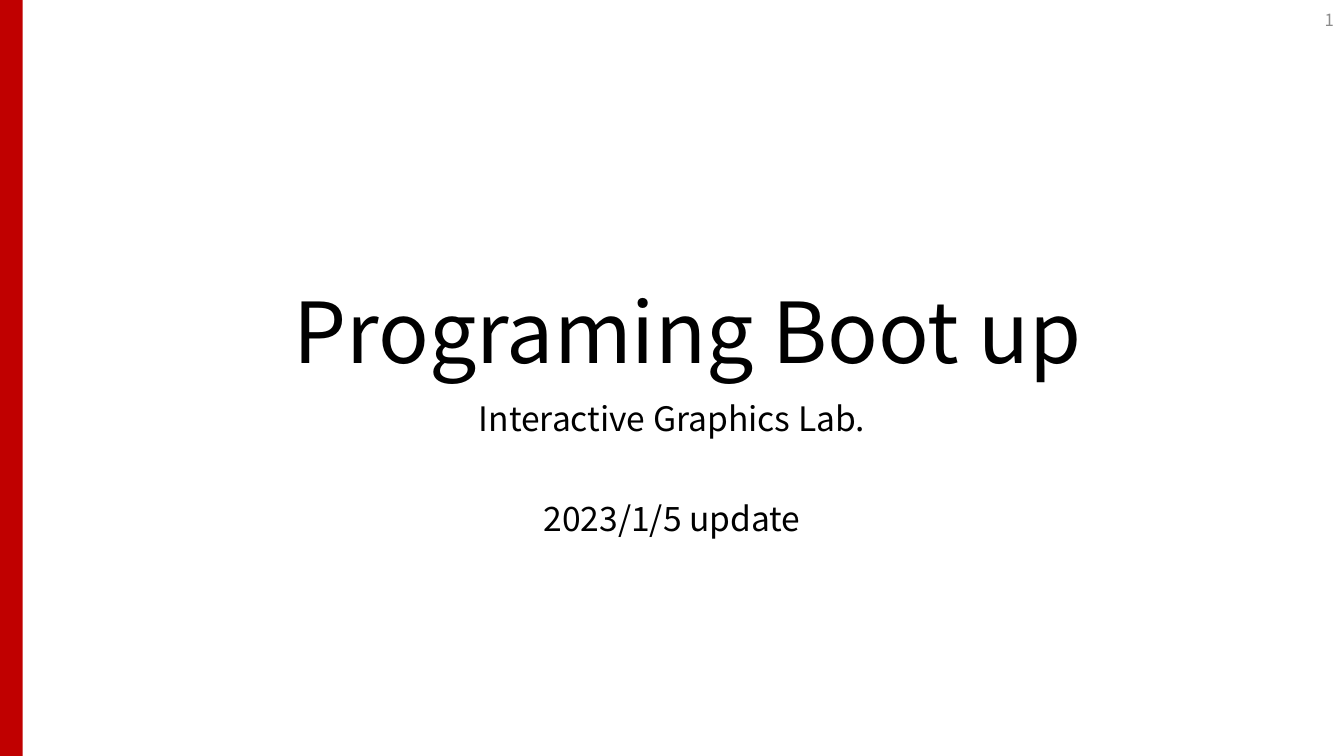
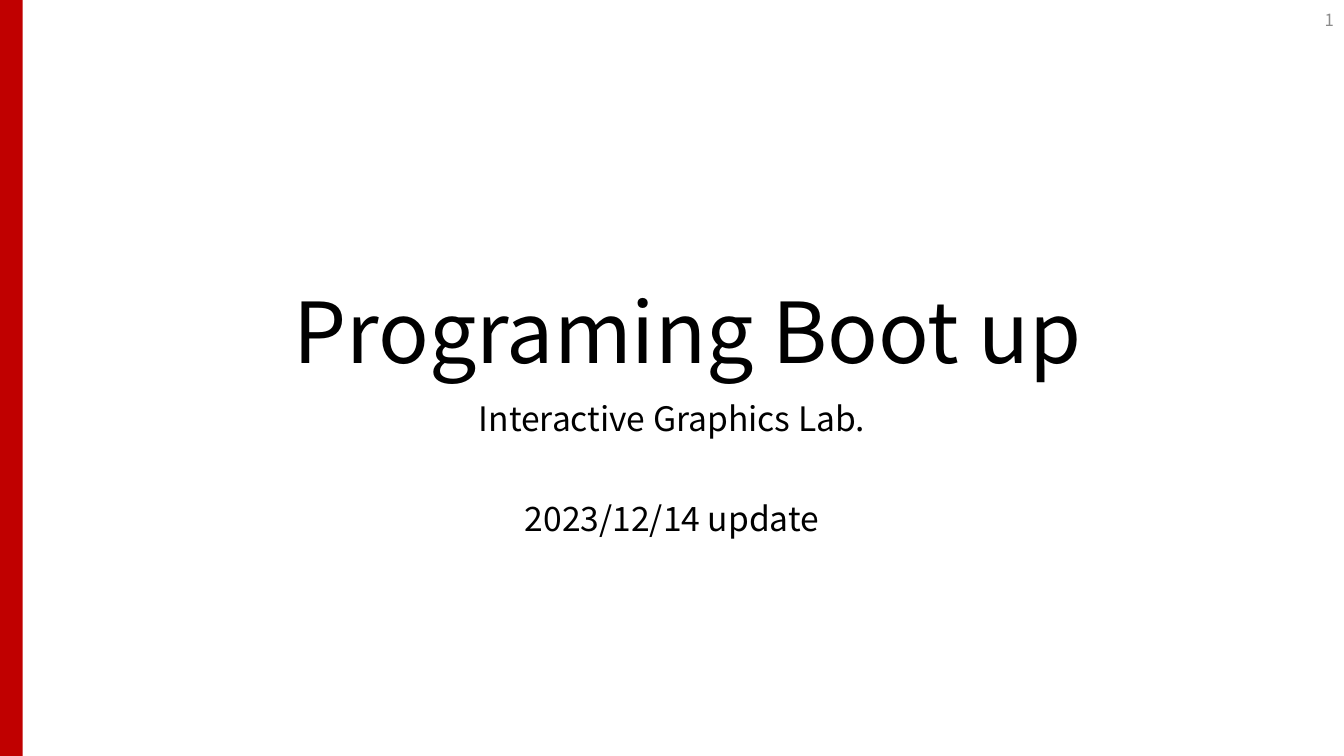
Before and after one commit to InteractiveGraphicsLab/IGLabProgramBootup, a slide deck: slide 1 of プログラミングスタートアップ.pptx. Drawn at 1344x756 pixels with LibreOffice and Linux fonts; fonts in the diff are those of the drawing. Boxes give left, top, right and bottom in pixels: in the first picture for what was removed or moved away, otherwise in the second. Text is boxed around its words. In the diff, an @@ line names an element or a change of style, - is before the commit and + after.

```diff
--- a/プログラミングスタートアップ.pptx
+++ b/プログラミングスタートアップ.pptx
@@ subtitle at (525, 504, 819, 539): text changed @@
-2023/1/5 update
+2023/12/14 update
```
Also in this commit, not shown: 1 other slide changed, 19 other files.
